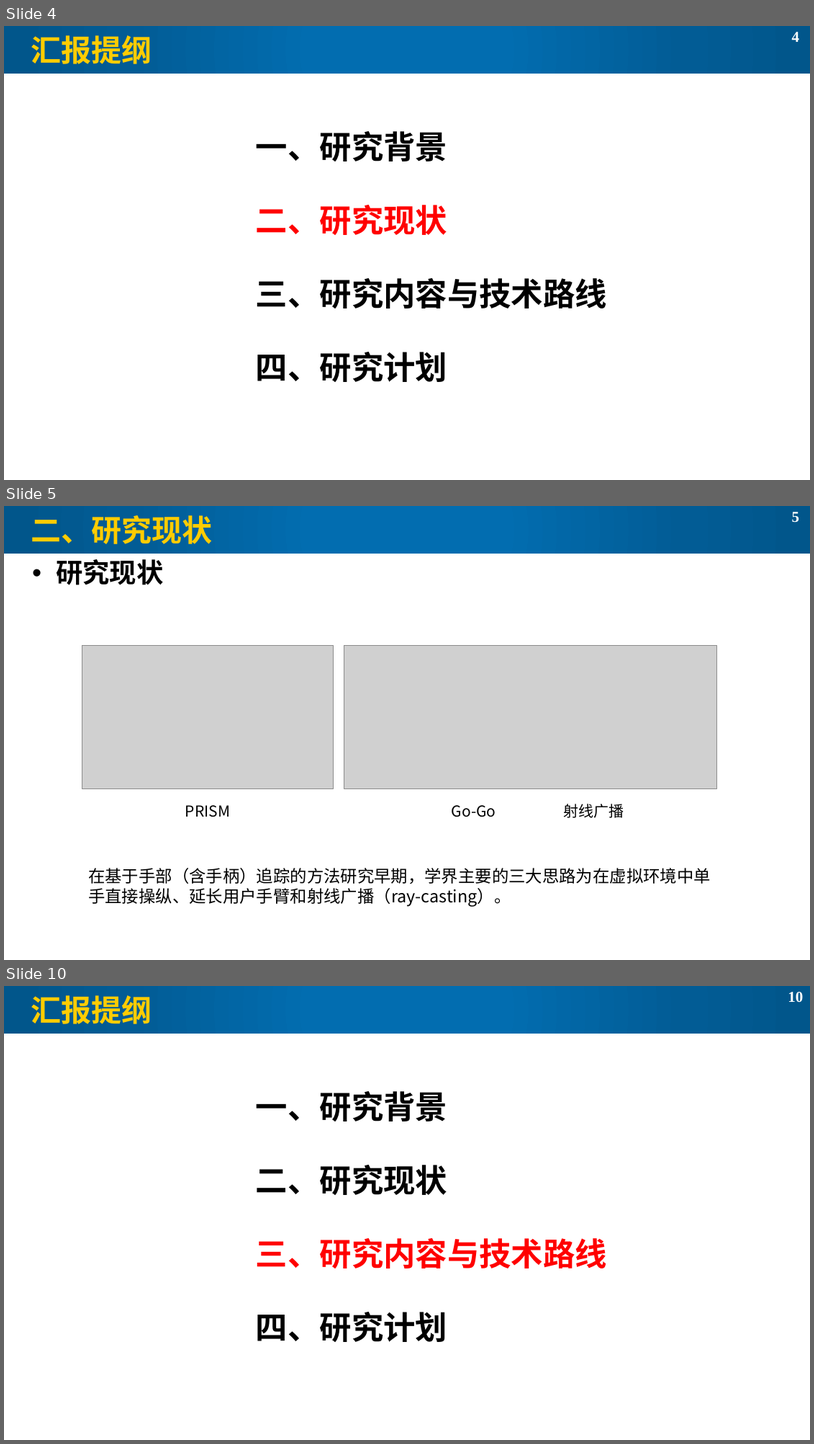
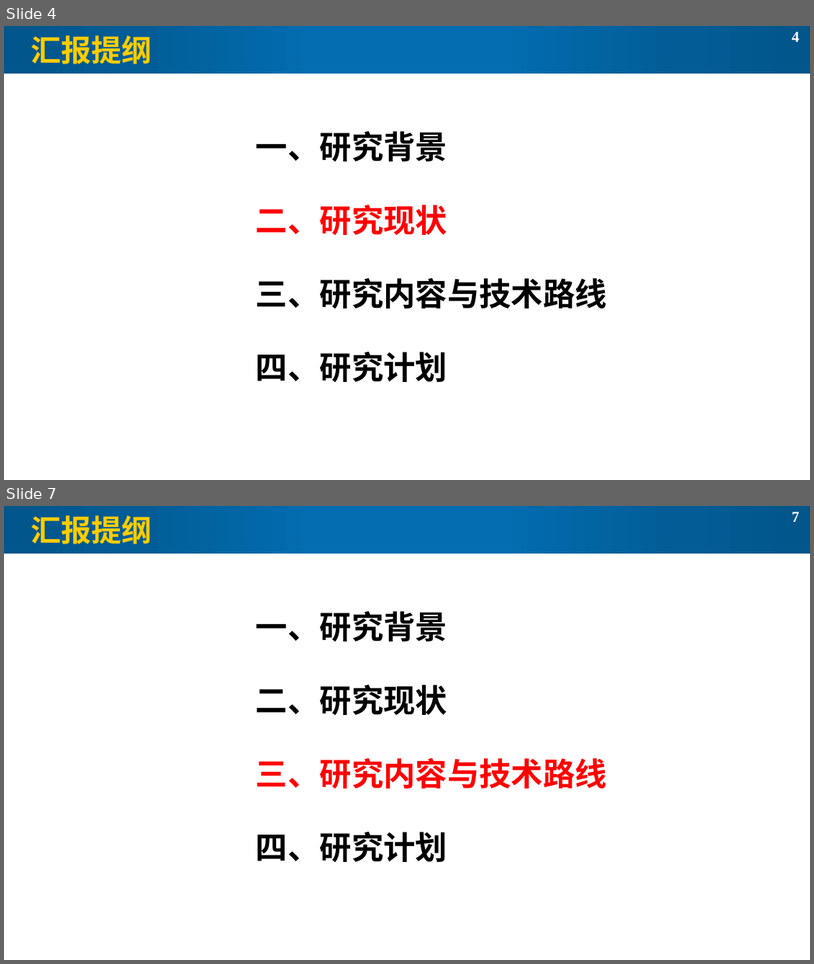
Before and after one commit to lorenz-liu/gaze-dominant-manipulation, a slide deck: PAPERWORK/毕设开题PPT.pptx. Shown one above the other, each under a label of ours: slides 4, 5 and 10 before the commit, slides 4 and 7 after it; the slides between them are not shown. The pictures are 814x1444 and 814x964 pixels, drawn with LibreOffice and Linux fonts; fonts in the diff are those of the drawing; grey boxes stand for pictures. Boxes give left, top, right and bottom in pixels: in the first picture for what was removed or moved away, otherwise in the second. Text is boxed around its words. In the diff, an @@ line names an element or a change of style, - is before the commit and + after.

```diff
--- a/PAPERWORK/毕设开题PPT.pptx
+++ b/PAPERWORK/毕设开题PPT.pptx
@@ slide 5 removed at (4,506,810,960), background #FFFFFF; not listed: 3 template elements that a slide beside it also shows @@
@@ title removed at (31,515,213,544) @@
-二、研究现状
@@ text removed at (56,559,163,585) @@
-• 研究现状
@@ group removed at (82,646,718,818): 2 pictures, 2 texts @@
-PRISM
-Go-Go 射线广播
@@ text removed at (88,867,711,906) @@
-在基于手部（含手柄）追踪的方法研究早期，学界主要的三大思路为在虚拟环境中单手直接操纵、延长用户手臂和射线广播（ray-casting）。
@@ what was slide 10 is now slide 7 @@
@@ page number at (792,512,800,522): text changed @@
-10
+7
```
Also in this commit, not shown: 6 slides changed, 2 slides added, 3 other slides removed, 7 other files.
